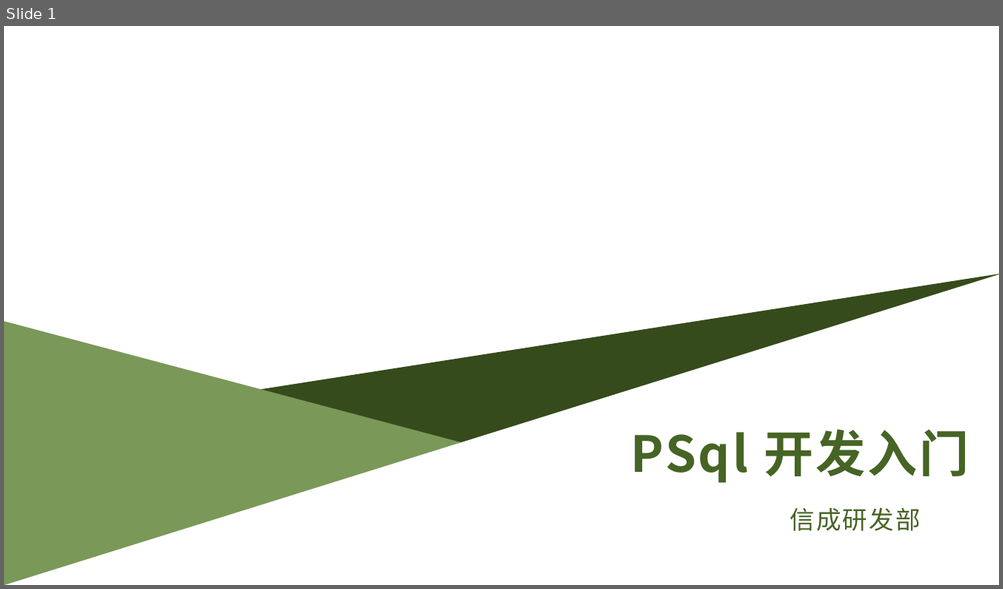
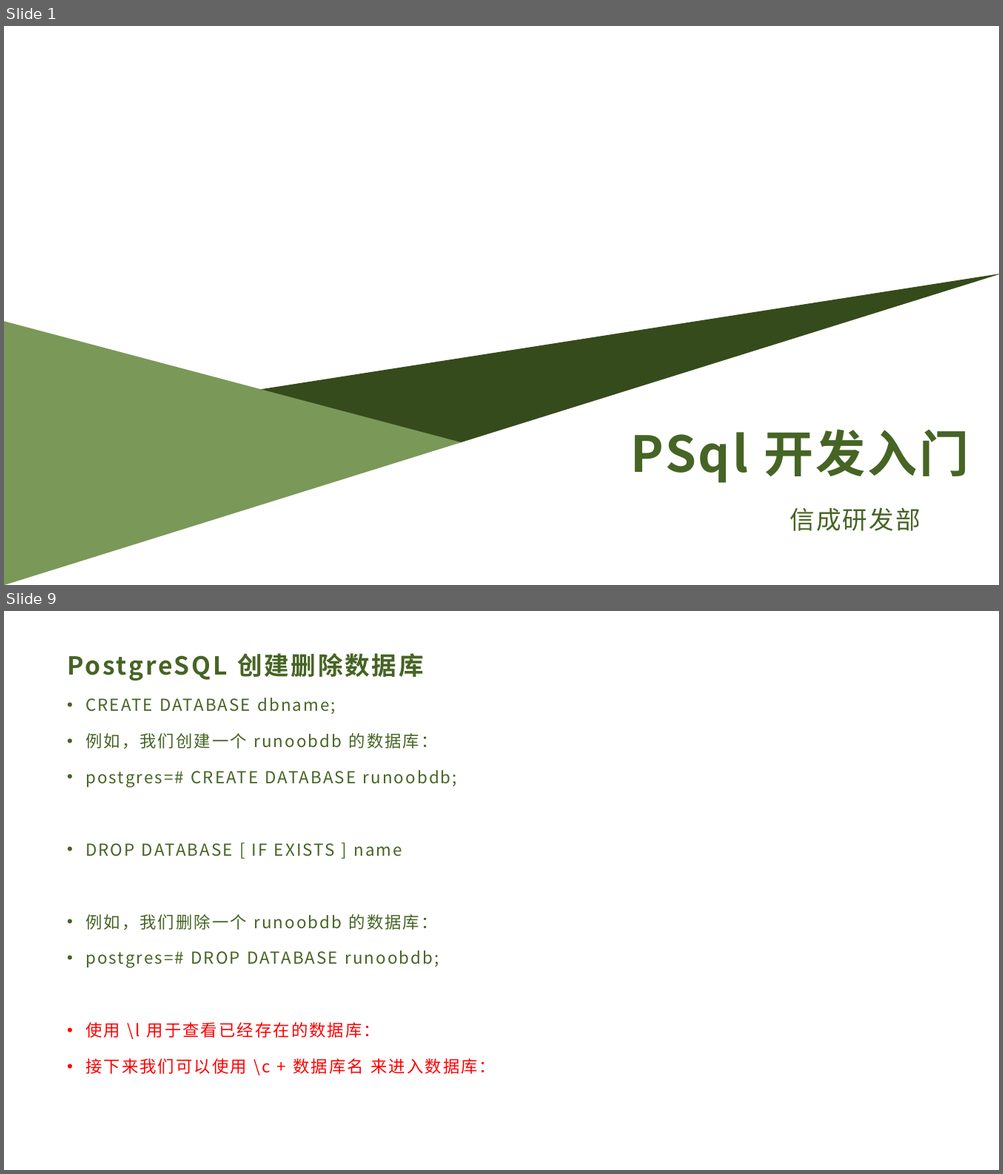
Before and after one commit to dyg540/cpp-study-2020, a slide deck: PSql入门.pptx. Shown one above the other, each under a label of ours: slide 1 before the commit, slides 1 and 9 after it; the slides between them are not shown. The pictures are 1003x589 and 1003x1174 pixels, drawn with LibreOffice and Linux fonts; fonts in the diff are those of the drawing; background and template pictures are left out. Boxes give left, top, right and bottom in pixels: in the first picture for what was removed or moved away, otherwise in the second. Text is boxed around its words. In the diff, an @@ line names an element or a change of style, - is before the commit and + after.

```diff
--- a/PSql入门.pptx
+++ b/PSql入门.pptx
@@ slide 9 added at (4,611,999,1170), background #FFFFFF @@
@@ title added at (67,653,424,681), 24 pt, text #466424, bold @@
+PostgreSQL 创建删除数据库
@@ text added at (85,698,495,1076), 16 pt, text #466424 @@
+• CREATE DATABASE dbname;
+• 例如，我们创建一个 runoobdb 的数据库：
+• postgres=# CREATE DATABASE runoobdb;
+• DROP DATABASE [ IF EXISTS ] name
+• 例如，我们删除一个 runoobdb 的数据库：
+• postgres=# DROP DATABASE runoobdb;
+• 使用 \l 用于查看已经存在的数据库：
+• 接下来我们可以使用 \c + 数据库名 来进入数据库：
```
Also in this commit, not shown: 1 slide changed, 15 other slides added, 1 slide removed, 3 other files.
